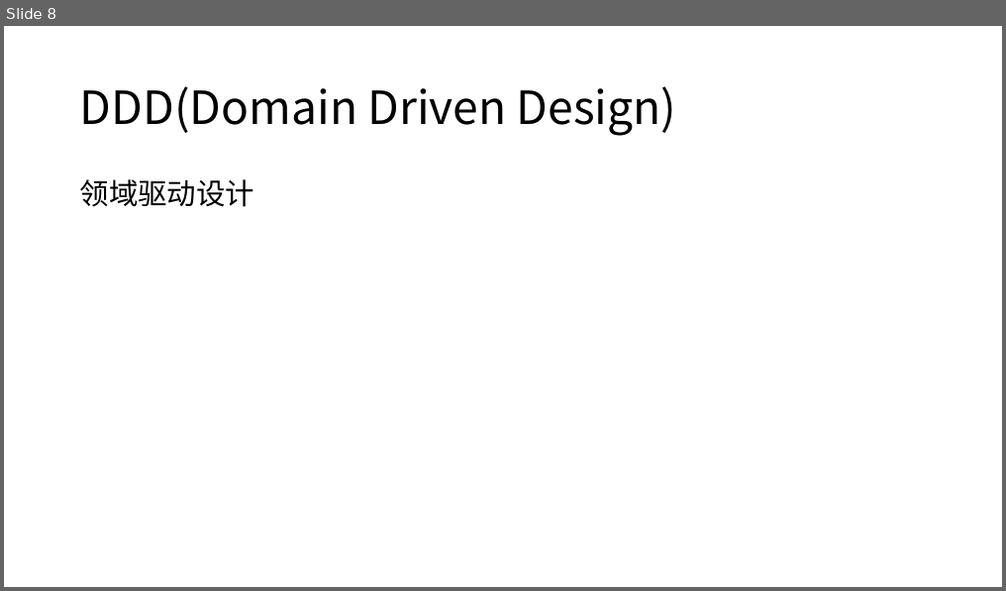
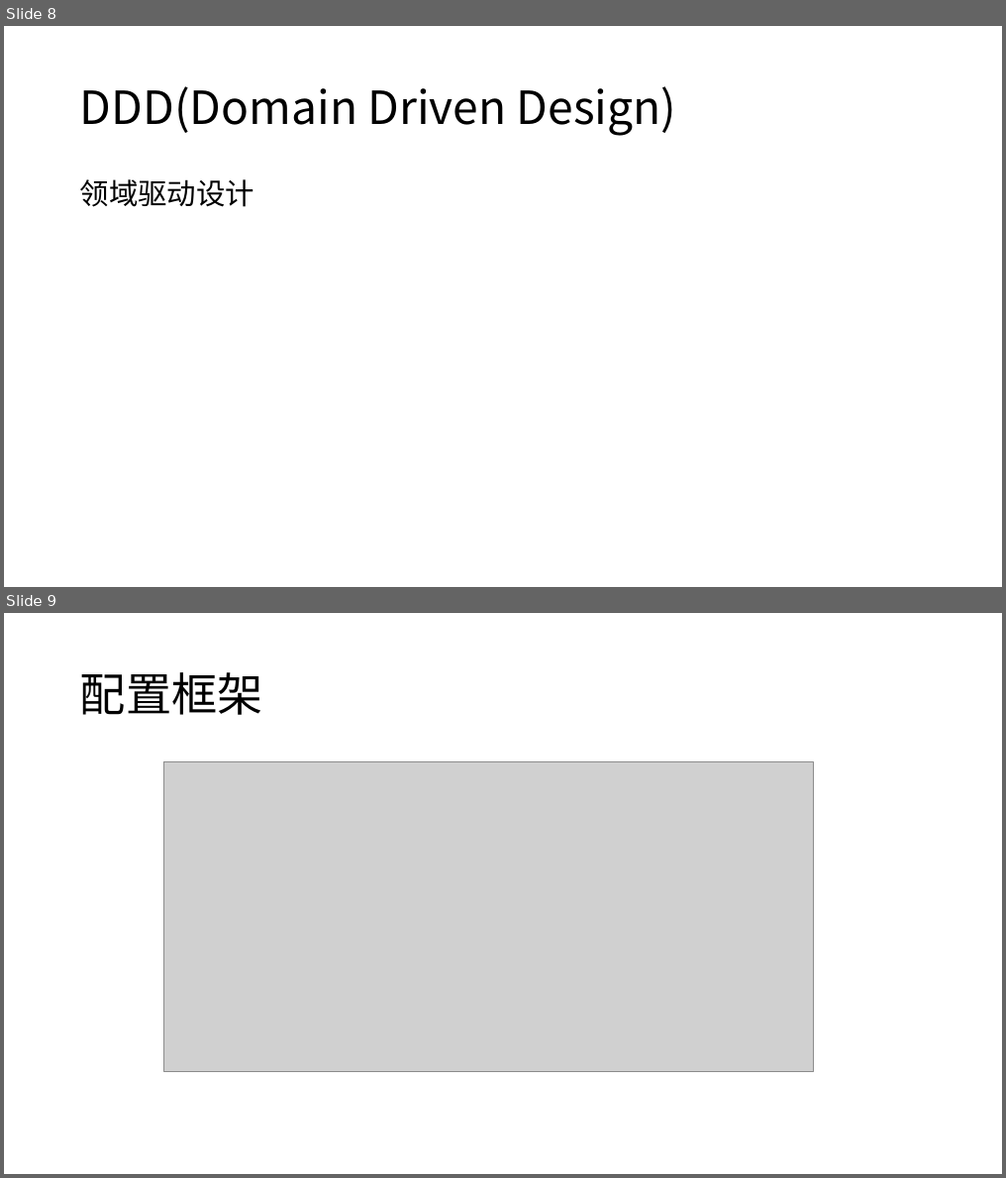
Before and after one commit to DarkRogerZz/TestCore, a slide deck: Word/.NET Core核心基础知识内容.pptx. Shown one above the other, each under a label of ours: slide 8 before the commit, slides 8 and 9 after it. The pictures are 1006x591 and 1006x1178 pixels, drawn with LibreOffice and Linux fonts; fonts in the diff are those of the drawing; grey boxes stand for pictures. Boxes give left, top, right and bottom in pixels: in the first picture for what was removed or moved away, otherwise in the second. Text is boxed around its words. In the diff, an @@ line names an element or a change of style, - is before the commit and + after.

```diff
--- a/Word/.NET Core核心基础知识内容.pptx
+++ b/Word/.NET Core核心基础知识内容.pptx
@@ slide 9 added at <box>4,613,1002,1174</box>, background #FFFFFF @@
@@ title added at <box>80,672,263,715</box>, 44 pt, text #000000 @@
+配置框架
@@ picture added at <box>164,761,814,1071</box> @@
```
Also in this commit, not shown: 1 other slide added, 13 other files.
